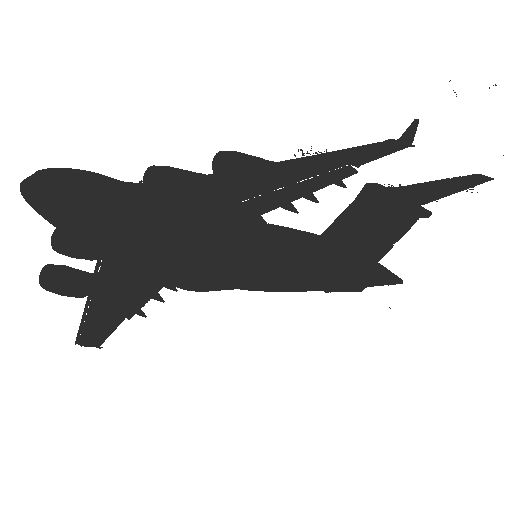
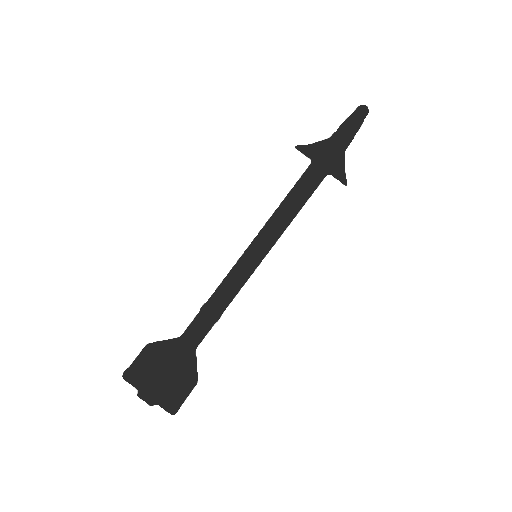
Two versions of the same layered image (512x512). Layer-by-layer changes:
added layer "missile.png" above "Pasted Layer #16" over [122, 105, 369, 415]
hid "Pasted Layer #15" over [20, 80, 504, 349]
